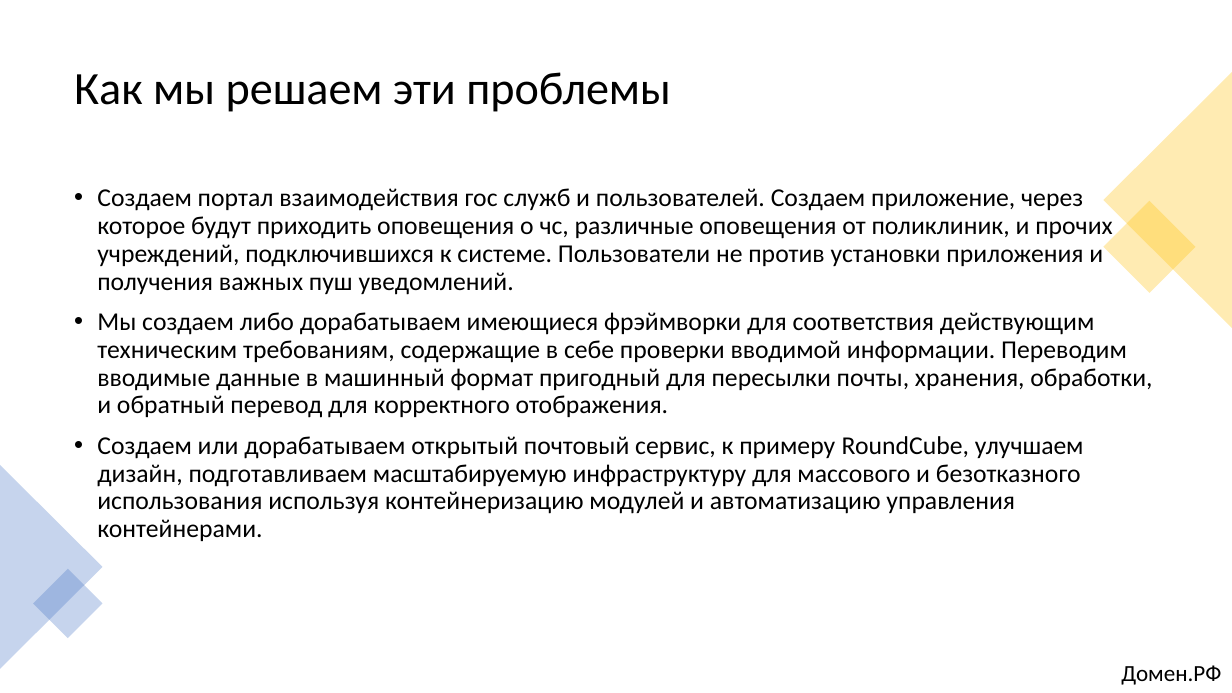
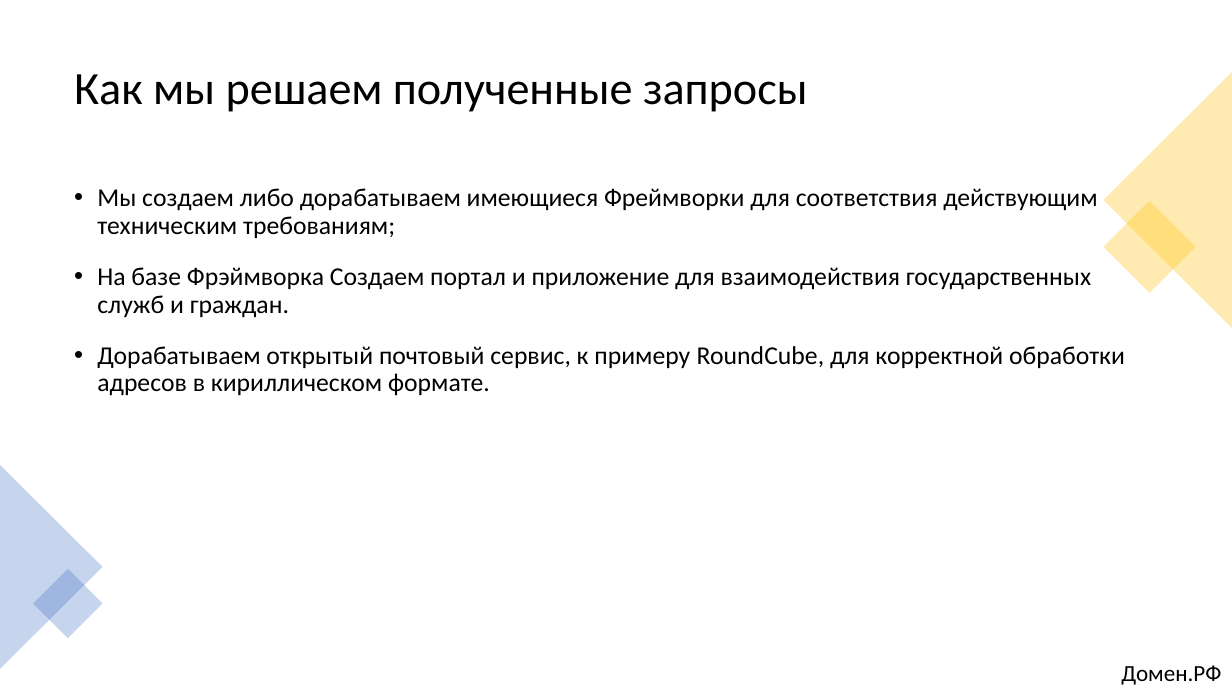
Before and after one commit to alexklippe/scryptedv2, a slide deck: slide 6 of Презентация_Команда Scrypted_кейс1.pptx. Drawn at 1232x693 pixels with LibreOffice and Linux fonts; fonts in the diff are those of the drawing. Boxes give left, top, right and bottom in pixels: in the first picture for what was removed or moved away, otherwise in the second. Text is boxed around its words. In the diff, an @@ line names an element or a change of style, - is before the commit and + after.

```diff
--- a/Презентация_Команда Scrypted_кейс1.pptx
+++ b/Презентация_Команда Scrypted_кейс1.pptx
@@ title at [74, 74, 808, 112]: text changed @@
-Как мы решаем эти проблемы
+Как мы решаем полученные запросы
@@ text at [97, 188, 1125, 396]: text changed @@
-• Создаем портал взаимодействия гос служб и пользователей. Создаем приложение, через которое будут приходить оповещения о чс, различные оповещения от поликлиник, и прочих учреждений, подключившихся к системе. Пользователи не против установки приложения и получения важных пуш уведомлений.
-• Мы создаем либо дорабатываем имеющиеся фрэймворки для соответствия действующим техническим требованиям, содержащие в себе проверки вводимой информации. Переводим вводимые данные в машинный формат пригодный для пересылки почты, хранения, обработки, и обратный перевод для корректного отображения.
-• Создаем или дорабатываем открытый почтовый сервис, к примеру RoundСube, улучшаем дизайн, подготавливаем масштабируемую инфраструктуру для массового и безотказного использования используя контейнеризацию модулей и автоматизацию управления контейнерами.
+• Мы создаем либо дорабатываем имеющиеся Фреймворки для соответствия действующим техническим требованиям;
+• На базе Фрэймворка Создаем портал и приложение для взаимодействия государственных служб и граждан.
+• Дорабатываем открытый почтовый сервис, к примеру RoundСube, для корректной обработки адресов в кириллическом формате.
```
Also in this commit, not shown: 9 other slides changed, 8 other files.
